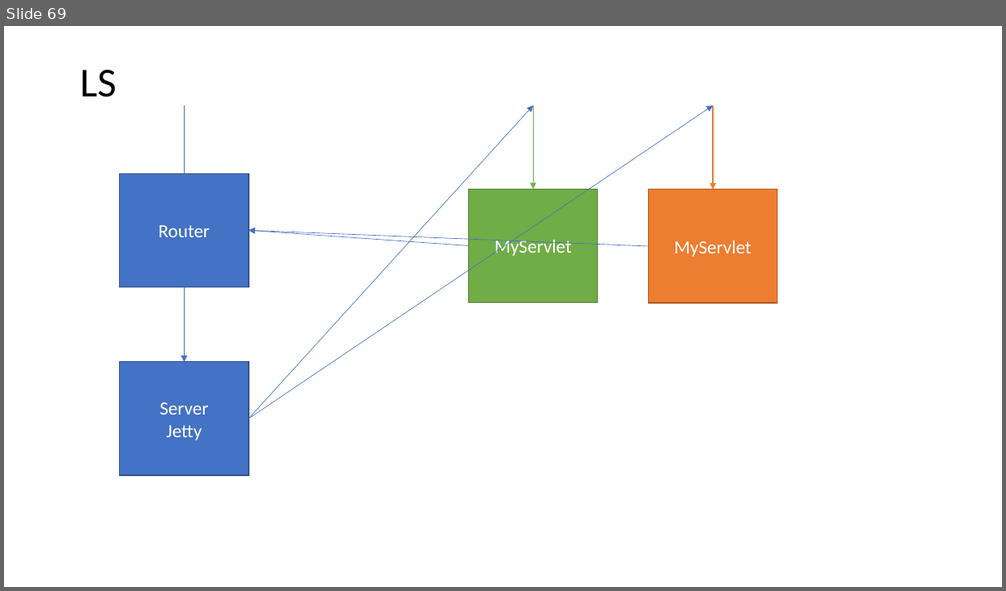
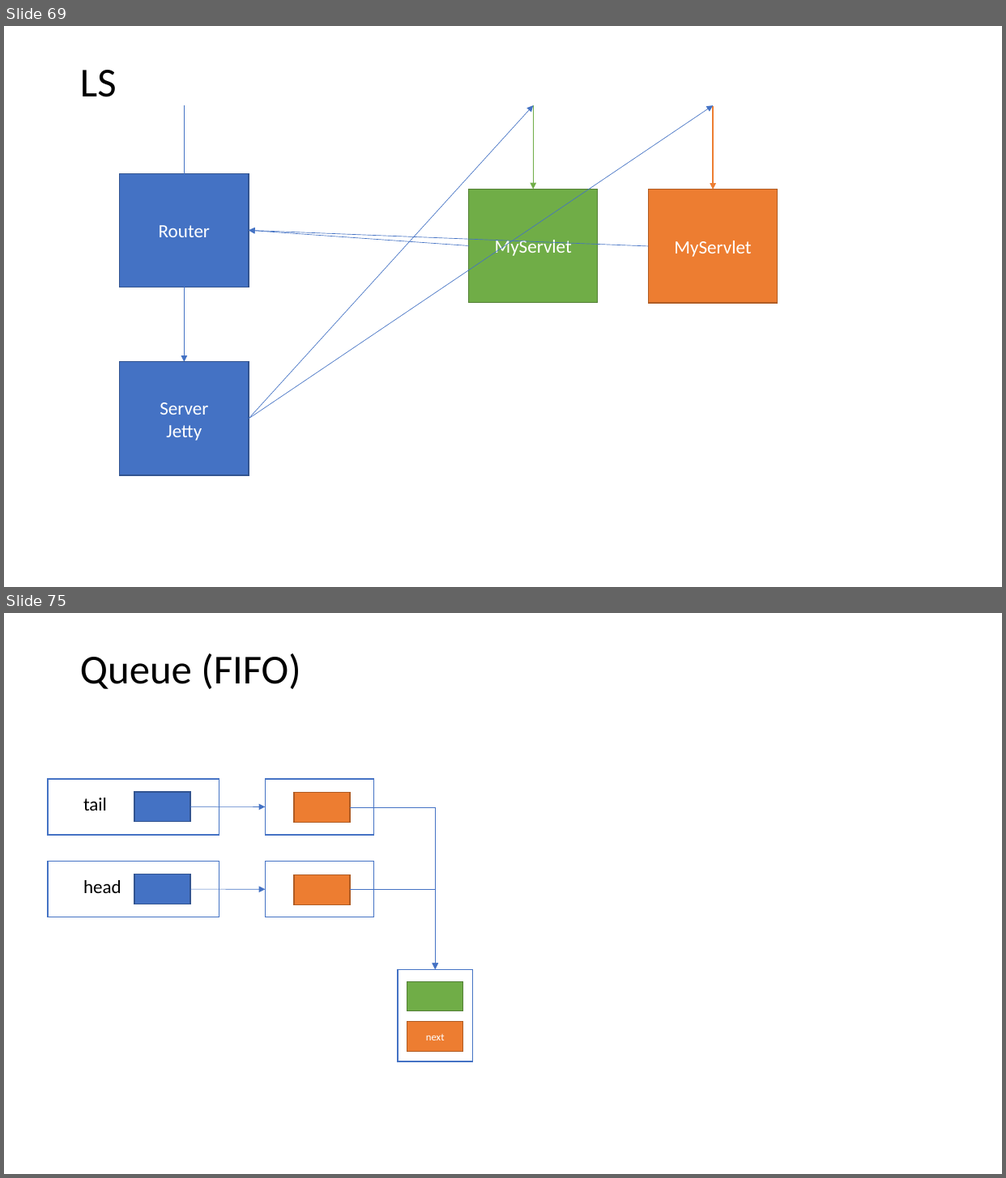
Before and after one commit to isel-leic-pc/s2021v-li51n, a slide deck: docs/threads.pptx. Shown one above the other, each under a label of ours: slide 69 before the commit, slides 69 and 75 after it; the slides between them are not shown. The pictures are 1006x591 and 1006x1178 pixels, drawn with LibreOffice and Linux fonts; fonts in the diff are those of the drawing. Boxes give left, top, right and bottom in pixels: in the first picture for what was removed or moved away, otherwise in the second. Text is boxed around its words. In the diff, an @@ line names an element or a change of style, - is before the commit and + after.

```diff
--- a/docs/threads.pptx
+++ b/docs/threads.pptx
@@ slide 75 added at (4,613,1002,1174), background #FFFFFF @@
@@ title added at (80,653,300,689), 39.6 pt, text #000000 @@
+Queue (FIFO)
@@ rectangle added at (48,779,219,835), fill #FFFFFF, outline #4472C4 1 pt @@
@@ rectangle added at (266,779,374,835), fill #FFFFFF, outline #4472C4 1 pt @@
@@ text added at (83,798,107,811), 18 pt, text #000000 @@
+tail
@@ rectangle added at (134,792,190,822), fill #4472C4, outline #325491 1 pt @@
@@ arrow added from (190, 807) to (266, 807), #4472C4 0.5 pt @@
@@ rectangle added at (295,793,351,823), fill #ED7D31, outline #AF5C24 1 pt @@
@@ elbow arrow added from (350, 807) to (435, 969), #4472C4 0.5 pt @@
@@ rectangle added at (48,862,219,918), fill #FFFFFF, outline #4472C4 1 pt @@
@@ rectangle added at (134,875,190,905), fill #4472C4, outline #325491 1 pt @@
@@ rectangle added at (266,862,374,918), fill #FFFFFF, outline #4472C4 1 pt @@
@@ rectangle added at (295,875,351,905), fill #ED7D31, outline #AF5C24 1 pt @@
@@ text added at (83,880,121,893), 18 pt, text #000000 @@
+head
@@ arrow added from (190, 889) to (266, 889), #4472C4 0.5 pt @@
@@ elbow arrow added from (350, 889) to (435, 969), #4472C4 0.5 pt @@
@@ rectangle added at (398,969,473,1062), fill #FFFFFF, outline #4472C4 1 pt @@
@@ rectangle added at (407,982,463,1012), fill #70AD47, outline #538035 1 pt @@
@@ rectangle added at (407,1022,463,1052), fill #ED7D31, outline #AF5C24 1 pt, 10 pt, text #FFFFFF @@
+next
```
Also in this commit, not shown: 1 slide changed, 32 other slides added, 9 other files.
